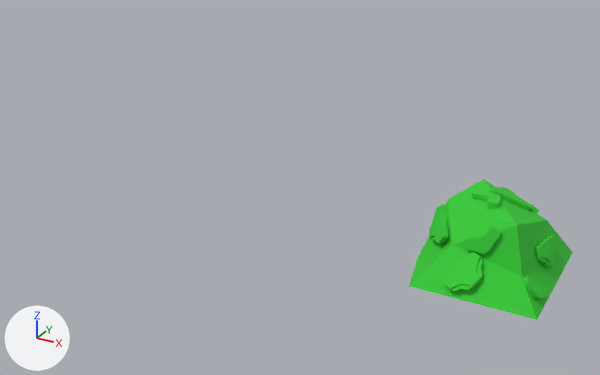
Renders of the FBX model Assets/Assets3D/SM_clothes.FBX from each side of a commit.
Both versions are drawn from a camera (50 mm lens) standing at (2.02, -7.74, 4.52) and looking at (-2.16, -0.15, 0.73). The lights are fixed; the arrows at lower left show +X, +Y and +Z. Where no turn or scale is listed for an object, it has been applied to the vertices.

In view in the first picture: 'clothes'.
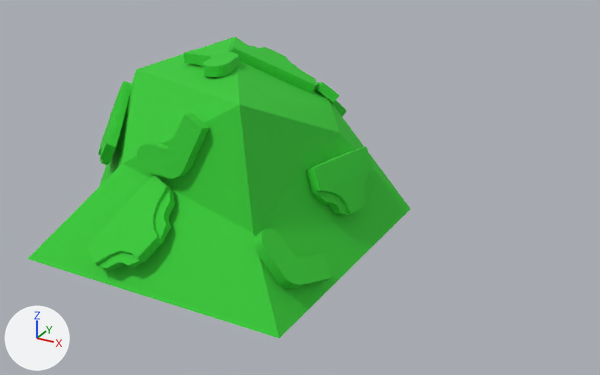
Boxes (x1, y1, x2, y2) around the edits, measured in the pictures (600 x 375 px; the box of a moved part takes in the faces that stretch with it):
'clothes', reshaped, moved (132% wider, 113% taller): before (409, 179, 573, 320); after (28, 37, 410, 338)
part 1 of me_mesh, moved or reshaped: before (443, 251, 484, 292); after (87, 175, 175, 271)
part 2 of me_mesh, moved or reshaped: before (464, 227, 502, 254); after (137, 113, 209, 179)
part 3 of me_mesh, moved or reshaped: before (429, 204, 448, 244); after (98, 81, 131, 165)
part 4 of me_mesh, moved or reshaped: before (523, 275, 550, 300); after (254, 229, 332, 289)
part 5 of me_mesh, moved or reshaped: before (534, 235, 557, 267); after (306, 147, 374, 215)
part 6 of me_mesh, moved or reshaped: before (472, 190, 500, 208); after (184, 48, 239, 77)
part 7 of me_mesh, moved or reshaped: before (490, 186, 530, 210); after (229, 41, 316, 93)
part 8 of me_mesh, moved or reshaped: before (529, 204, 539, 214); after (314, 82, 346, 117)
part 9 of me_mesh, added (green): after (28, 37, 410, 338)
part 10 of me_mesh, deleted (green): before (409, 179, 573, 320)

The edits, one by one:
me_mesh is used by ob_clothes; location (0.0, 0.0, 0.0).
me_mesh had 1162 vertices, 2236 faces and spanned x -0.83..0.71, y -0.45..1.2, z -0.01..0.87.
me_mesh now has 1166 vertices, 2244 faces and spans x -1.86..1.86, y -2.0..2.0, z -0.02..2.12.
me_mesh part 1: the loose piece of 84 vertices spanning x -0.32..0.06, y -0.45..-0.12, z 0.07..0.44 is scaled about its middle by (2.4, 2.39, 2.4), then moved by (-0.03, -1.32, 0.36).
me_mesh part 2: the loose piece of 30 vertices spanning x -0.2..0.16, y -0.18..-0.07, z 0.44..0.74 is scaled about its middle by (2.4, 2.26, 2.39), then moved by (0.12, -1.09, 0.84).
me_mesh part 3: the loose piece of 84 vertices spanning x -0.72..-0.41, y -0.07..0.35, z 0.32..0.68 is multiplied about its middle by the matrix ((2.28, -0.092, 0.057), (-0.088, 2.34, 0.049), (0.048, 0.045, 2.366)), then moved by (-0.66, -0.71, 0.71).
me_mesh part 4: the loose piece of 30 vertices spanning x 0.45..0.71, y -0.27..0.03, z 0.04..0.34 is scaled about its middle by (2.38, 2.39, 2.39), then moved by (0.98, -1.08, 0.27).
me_mesh part 5: the loose piece of 84 vertices spanning x 0.43..0.63, y 0.22..0.69, z 0.16..0.45 is multiplied about its middle by the matrix ((2.22, 0.018, -0.078), (0.019, 2.406, 0.006), (-0.067, 0.005, 2.359)), then moved by (0.92, -0.26, 0.44).
me_mesh part 6: the loose piece of 30 vertices spanning x -0.33..0.01, y 0.21..0.51, z 0.78..0.85 is scaled about its middle by (2.4, 2.39, 2.23), then moved by (-0.07, -0.4, 1.17).
me_mesh part 7: the loose piece of 84 vertices spanning x -0.19..0.24, y 0.49..0.87, z 0.62..0.87 is scaled about its middle by (2.4, 2.4, 2.38), then moved by (0.19, 0.06, 1.07).
me_mesh part 8: the loose piece of 30 vertices spanning x 0.07..0.32, y 0.74..1.1, z 0.38..0.67 is scaled about its middle by (2.37, 2.4, 2.39), then moved by (0.43, 0.41, 0.76).
me_mesh part 9: a new loose piece of 13 vertices spanning x -1.86..1.81, y -1.93..2.0, z -0.02..1.96, in mat_08___default (picture img_tex_clothes_tga).
me_mesh part 10: the loose piece of 11 vertices spanning x -0.83..0.68, y -0.42..1.2, z -0.01..0.81 is deleted.
Object 'clothes' (ob_clothes) moves from (0.0, 0.0, 0.0) to (-3.209, 0.0, 0.0).
